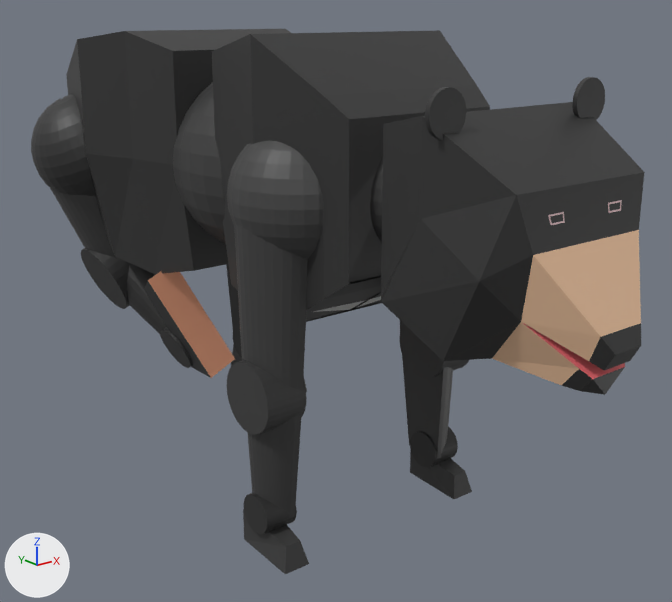
One commit to the Blender file models/taiwan bear.blend: the scene before it, then after it.
One viewpoint serves both versions: a camera (50 mm lens) standing at (-2.57, -4.6, 0.71) and looking at (0.08, -1.28, -0.62). The lights are fixed; the arrows at lower left show +X, +Y and +Z.

Names of what the first picture shows: 'Head_C', 'Link_Back_Foot_R', 'Link_Back_Upper_R', 'Link_Front_Lower_R', 'Link_Front_Upper_R', 'Link_UpperBody_C', 'RJoint_Back_Ankle_Z_R', 'RJoint_Back_Lower_Z_R', 'RJoint_Back_Upper_XYZ_R', 'RJoint_Front_Lower_Z_R', 'RJoint_Front_Upper_XYZ_R', 'RJoint_Torso_XYZ_C', 'TaiwanBear'.
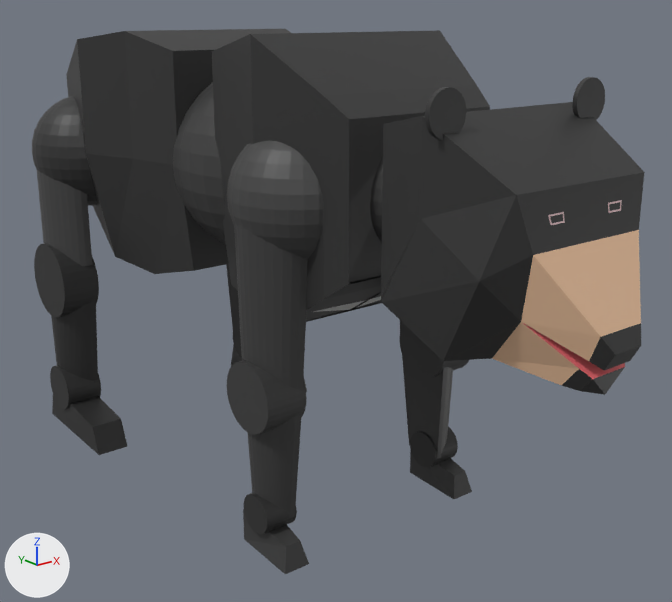
Location of each change, [x1, y1, x2, y2] in pixels of the pictures (672 x 602 px):
```json
{"object": "Link_Back_Foot_R", "change": "turned", "before": [144, 271, 235, 378], "after": [52, 395, 127, 455]}
{"object": "RJoint_Back_Lower_Z_R", "change": "turned", "before": [81, 248, 130, 309], "after": [34, 243, 99, 317]}
{"object": "RJoint_Back_Upper_XYZ_R", "change": "turned", "before": [31, 94, 96, 196], "after": [32, 96, 97, 206]}
{"object": "Link_Back_Upper_R", "change": "turned", "before": [50, 188, 117, 258], "after": [37, 170, 93, 266]}
{"object": "Link_Back_Lower_R", "change": "turned", "before": [127, 263, 167, 334], "after": [51, 300, 98, 380]}
{"object": "RJoint_Back_Ankle_Z_R", "change": "turned", "before": [160, 327, 192, 368], "after": [50, 366, 101, 409]}
```

Scene script edits in JSON lines:
```json
{"op": "set", "path": "ob_rjoint_back_ankle_z_r.rotation_euler", "old": "(4.712, -3.883, 1.571)", "new": "(-1.571, 1.571, 1.571)", "note": "degrees (270, -222, 90) -> degrees (-90, 90, 90)"}
{"op": "set", "path": "ob_rjoint_back_lower_z_r.rotation_euler", "old": "(4.712, -3.697, 1.571)", "new": "(-3.142, 1.571, 0.0)", "note": "degrees (270, -212, 90) -> degrees (-180, 90, 0)"}
{"op": "set", "path": "ob_rjoint_back_upper_xyz_r.rotation_euler", "old": "(-3.142, 1.131, -6.283)", "new": "(0.0, 1.571, 3.142)", "note": "degrees (-180, 65, -360) -> degrees (0, 90, 180)"}
```
